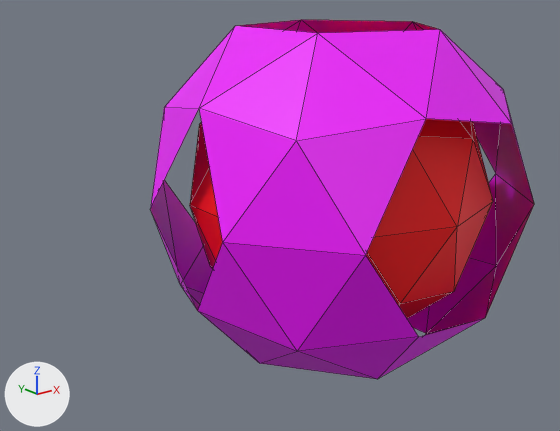
An edit to the Blender file Raetzelia.blend, drawn before and after from the same camera.
Rendered twice from a 50 mm camera at (-3.39, -3.64, 1.37) aimed at (-0.47, 0.02, -0.09). The lights are fixed; the arrows at lower left show +X, +Y and +Z. The picture after the commit comes second. Mesh edges are drawn as thin lines.

The first picture shows 'ICO球', 'ICO球.001'.
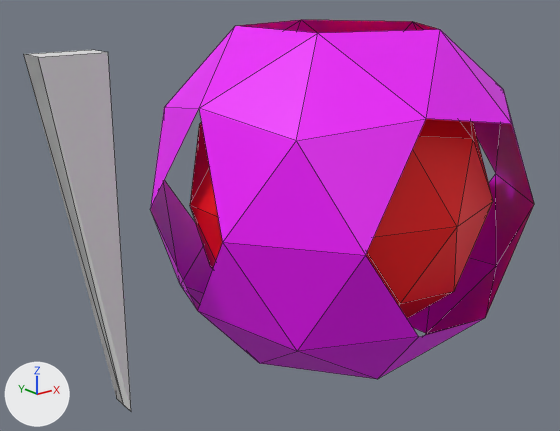
Edits to the bpy script that builds the scene:
```text
Add me_立方体:
    me_立方体.from_pydata([(1.0, 0.0, -1.0), (0.65, -0.09, 1.0), (0.65, 0.09, 1.0), (1.0, -0.09, -1.0), (1.0, -0.09, 1.0), (1.0, 0.09, -1.0), (1.0, 0.09, 1.0)], [], [(5, 3, 0, 1, 2, 6), (0, 3, 5), (5, 6, 4, 3), (3, 4, 1, 0), (0, 2, 1), (6, 2, 1, 4), (2, 0, 5, 6)])
Add ob_立方体:
    ob_立方体 = bpy.data.objects.new('立方体', me_立方体)
    ob_立方体.location = (-2.633, 0.0, 0.0)
```

Location of each change, (x1, y1, x2, y2) in pixels of the pictures (560 x 431 px):
'立方体', added: after (24, 50, 131, 411)
